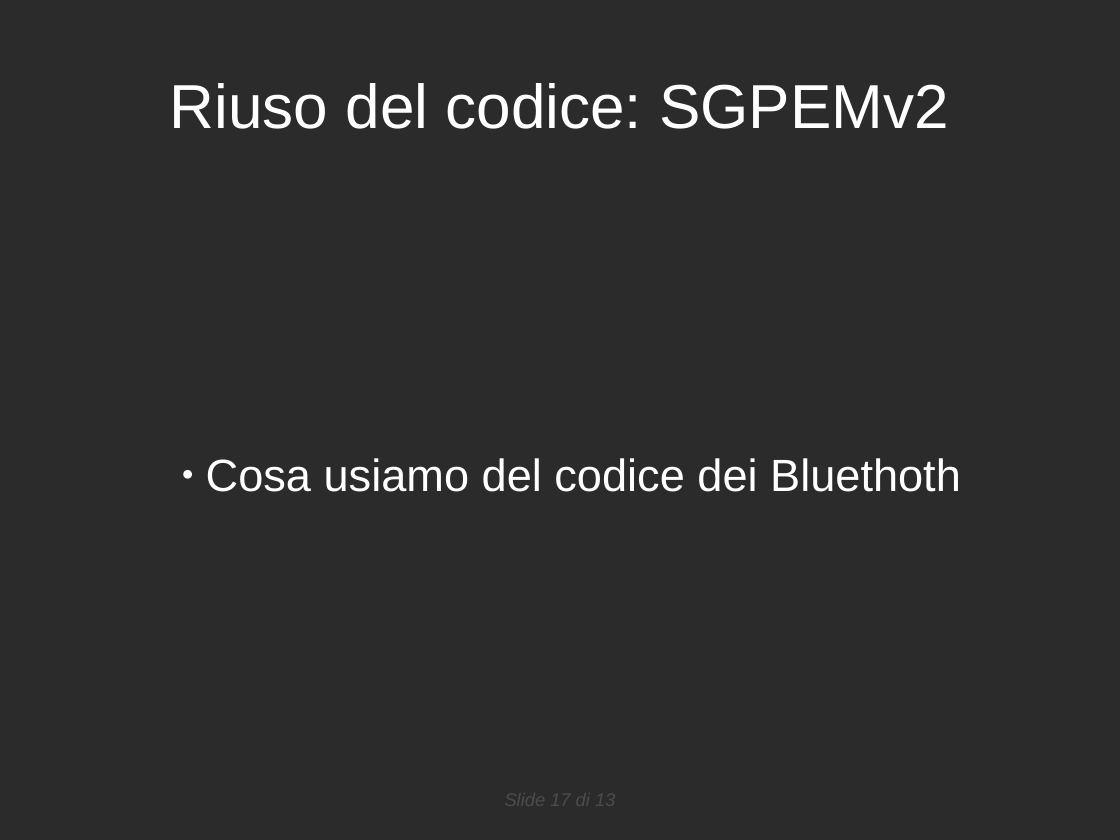
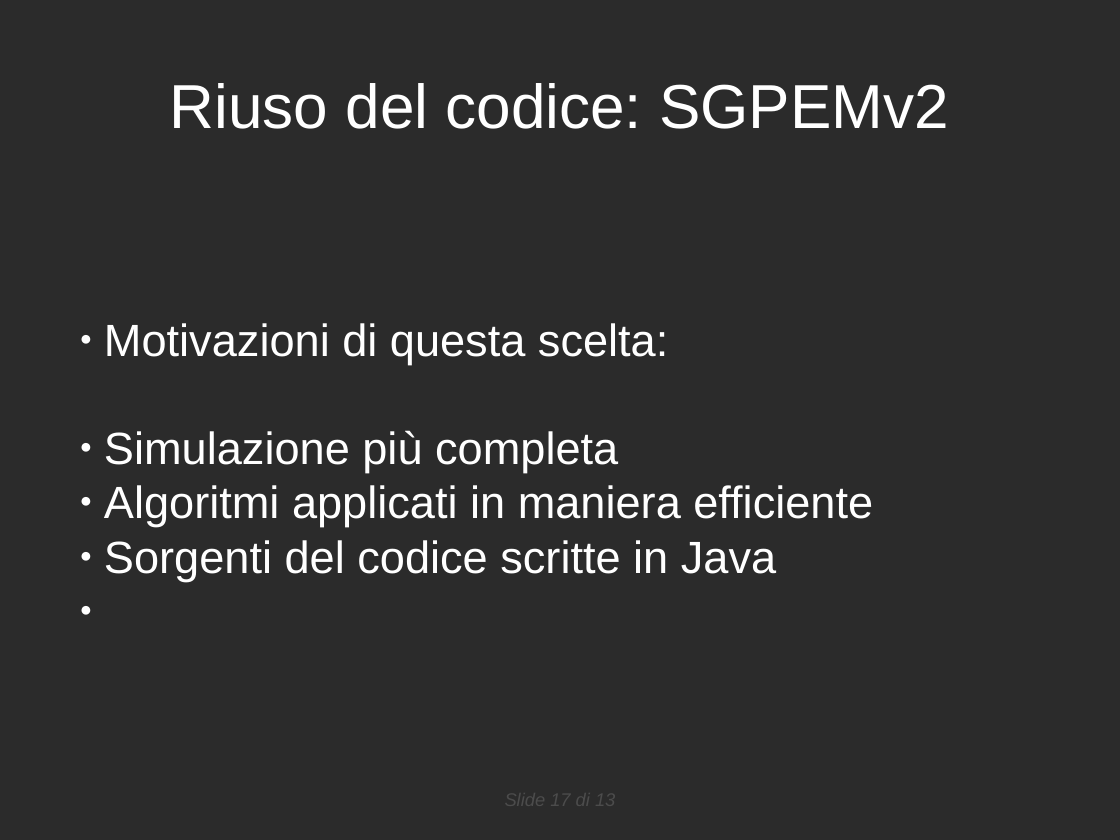
Before and after one commit to danybony/sigem, a slide deck: slide 17 of doc/RPP/presentazione.odp. Drawn at 1120x840 pixels with LibreOffice and Linux fonts; fonts in the diff are those of the drawing; background and template pictures are left out; a plain dark background stands for a picture behind light text. Boxes give left, top, right and bottom in pixels: in the first picture for what was removed or moved away, otherwise in the second. Text is boxed around its words. In the diff, an @@ line names an element or a change of style, - is before the commit and + after.

```diff
--- a/doc/RPP/presentazione.odp
+++ b/doc/RPP/presentazione.odp
@@ subtitle at [104, 323, 873, 581]: text changed @@
-  ● Cosa usiamo del codice dei Bluethoth
+  ● Motivazioni di questa scelta:
+  ● Simulazione più completa
+  ● Algoritmi applicati in maniera efficiente
+  ● Sorgenti del codice scritte in Java
```
Also in this commit, not shown: 2 other slides changed, 5 slides added, 3 slides removed.
